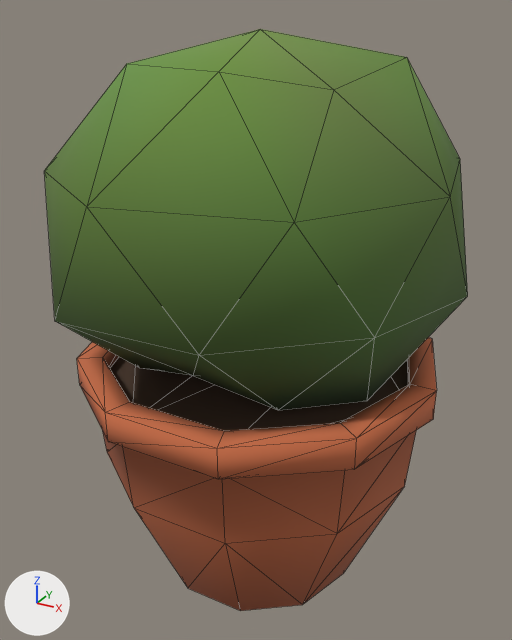
The glTF model games/yorimichi/assets/belmonte/meshes/SM_BM_BP_PotLarge.glb: old version first, new version second.
Before and after are seen from a camera (50 mm lens) standing at (0.773, -1.424, 1.408) and looking at (-0.014, 0.007, 0.693). The axes (+X, +Y, +Z) are drawn at lower left. The lights are the same throughout. The older version comes first. Mesh edges are drawn as thin lines. Vertices at exactly the same position are counted once.

The first picture shows 'SM_BM_BP_PotLarge'.
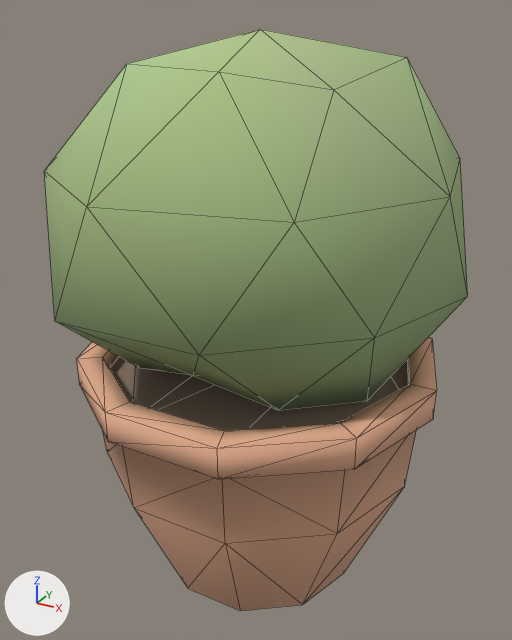
Boxes [x1, y1, x2, y2] around the edits, measured in the pictures (512 x 640 px):
part 1 of me_sm_bp_potlarge, recoloured (orange to beige): [77, 337, 437, 543] in both
part 2 of me_sm_bp_potlarge, recoloured (dark green to green): [56, 297, 466, 410] in both
part 3 of me_sm_bp_potlarge, recoloured (lighter): [103, 351, 410, 431] in both
part 4 of me_sm_bp_potlarge, recoloured (lighter): [44, 29, 468, 355] in both
part 5 of me_sm_bp_potlarge, recoloured (orange to beige): [78, 339, 432, 611] in both

The change in detail:
me_sm_bp_potlarge has 104 vertices, 192 faces and spans x -0.494..0.471, y -0.501..0.509, z 0.0..1.368.
me_sm_bp_potlarge is used by ob_sm_bm_bp_potlarge; location (0.0, 0.0, 0.0).
me_sm_bp_potlarge part 1: 70 faces centred in x -0.425..0.425, y -0.431..0.431, z 0.405..0.62 are repainted in the vertex colours; the middle colour goes from orange #c66b44 to beige #e4ad8d.
me_sm_bp_potlarge part 2: 16 faces centred in x -0.386..0.384, y -0.373..0.386, z 0.661..0.759 are repainted in the vertex colours; the middle colour goes from dark green #415c2a to green #8aa271.
me_sm_bp_potlarge part 3: 36 faces centred in x -0.366..0.366, y -0.371..0.371, z 0.567..0.603 are repainted in the vertex colours; the middle colour goes from brown #844a2d to brown #be9375.
me_sm_bp_potlarge part 4: 40 faces centred in x -0.46..0.435, y -0.457..0.458, z 0.9..1.328 are repainted in the vertex colours; the middle colour goes from green #607d3c to green #a5ba85.
me_sm_bp_potlarge part 5: 30 faces centred in x -0.358..0.358, y -0.391..0.391, z 0.114..0.62 are repainted in the vertex colours; the middle colour goes from orange #bc6641 to beige #dfaa8a.
